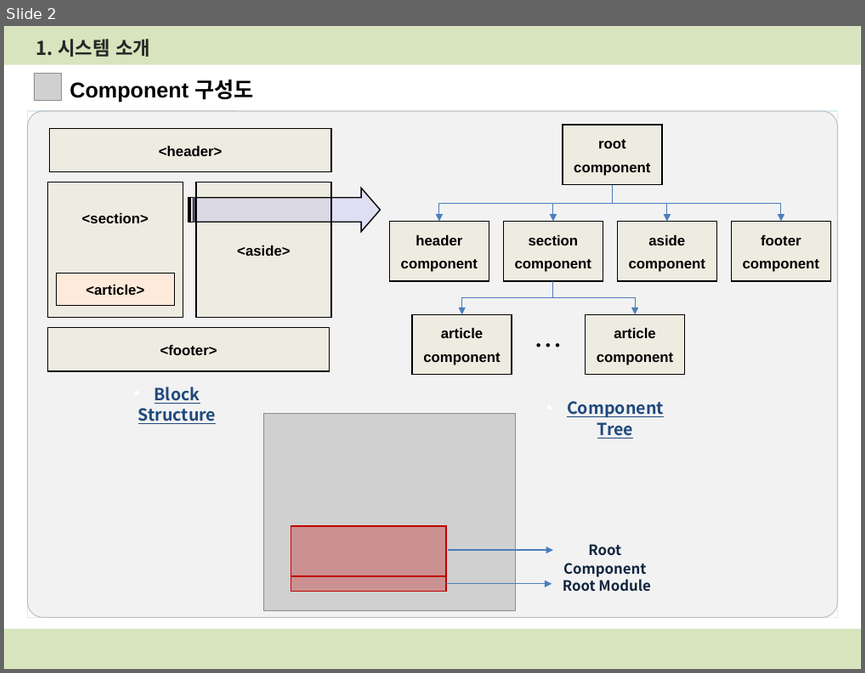
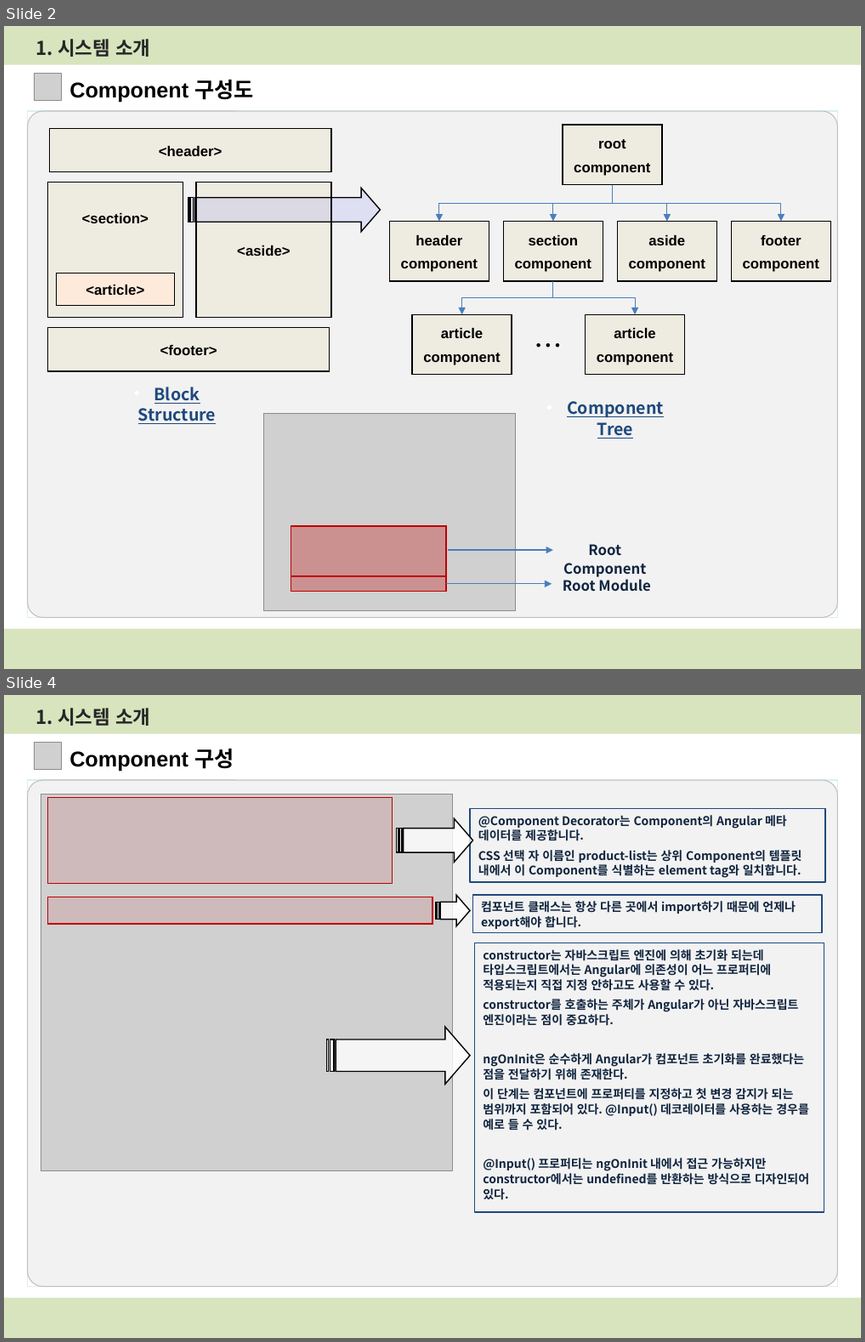
Before and after one commit to bluevlad/Documents, a slide deck: Angular with Java ver.0.1.pptx. Shown one above the other, each under a label of ours: slide 2 before the commit, slides 2 and 4 after it; the slides between them are not shown. The pictures are 865x673 and 865x1342 pixels, drawn with LibreOffice and Linux fonts; fonts in the diff are those of the drawing; grey boxes stand for pictures. Boxes give left, top, right and bottom in pixels: in the first picture for what was removed or moved away, otherwise in the second. Text is boxed around its words. In the diff, an @@ line names an element or a change of style, - is before the commit and + after.

```diff
--- a/Angular with Java ver.0.1.pptx
+++ b/Angular with Java ver.0.1.pptx
@@ slide 4 added at bbox=[4, 695, 861, 1338], background #FFFFFF; not listed: 4 template elements that a slide beside it also shows @@
@@ text added at bbox=[36, 708, 150, 726], 16 pt, text #262626, bold @@
+1. 시스템 소개
@@ picture added at bbox=[34, 742, 61, 770] @@
@@ text added at bbox=[69, 749, 234, 771], 18 pt, text #000000, bold @@
+Component 구성
@@ picture added at bbox=[41, 794, 452, 1170] @@
@@ rectangle added at bbox=[47, 798, 392, 884], fill #C00000 at 10% opacity, outline #C00000 1 pt @@
@@ striped right arrow added at bbox=[397, 818, 472, 862], fill #FFFFFF at 80% opacity, outline #000000 1 pt @@
@@ rectangle added at bbox=[470, 808, 826, 882], outline #1F497D 1 pt, 10 pt, text #0F243E, bold @@
+@Component Decorator는 Component의 Angular 메타 데이터를 제공합니다.
+CSS 선택 자 이름인 product-list는 상위 Component의 템플릿 내에서 이 Component를 식별하는 element tag와 일치합니다.
@@ rectangle added at bbox=[47, 896, 432, 923], fill #C00000 at 10% opacity, outline #C00000 1 pt @@
@@ striped right arrow added at bbox=[436, 895, 470, 925], fill #FFFFFF at 80% opacity, outline #000000 1 pt @@
@@ rectangle added at bbox=[472, 895, 823, 932], outline #1F497D 1 pt, 10 pt, text #0F243E, bold @@
+컴포넌트 클래스는 항상 다른 곳에서 import하기 때문에 언제나 export해야 합니다.
@@ rectangle added at bbox=[474, 942, 824, 1212], outline #1F497D 1 pt, 10 pt, text #0F243E, bold @@
+constructor는 자바스크립트 엔진에 의해 초기화 되는데 타입스크립트에서는 Angular에 의존성이 어느 프로퍼티에 적용되는지 직접 지정 안하고도 사용할 수 있다.
+constructor를 호출하는 주체가 Angular가 아닌 자바스크립트 엔진이라는 점이 중요하다.
+ngOnInit은 순수하게 Angular가 컴포넌트 초기화를 완료했다는 점을 전달하기 위해 존재한다.
+이 단계는 컴포넌트에 프로퍼티를 지정하고 첫 변경 감지가 되는 범위까지 포함되어 있다. @Input() 데코레이터를 사용하는 경우를 예로 들 수 있다.
+@Input() 프로퍼티는 ngOnInit 내에서 접근 가능하지만 constructor에서는 undefined를 반환하는 방식으로 디자인되어 있다.
@@ striped right arrow added at bbox=[327, 1027, 470, 1084], fill #FFFFFF at 80% opacity, outline #000000 1 pt @@
```
Also in this commit, not shown: 1 other slide added, 1 slide removed.
